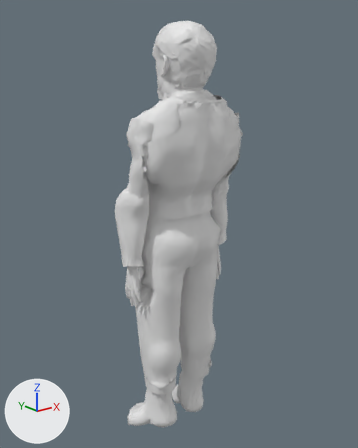
The glTF model assets/people/lean_made.glb as it was, and as the next commit left it.
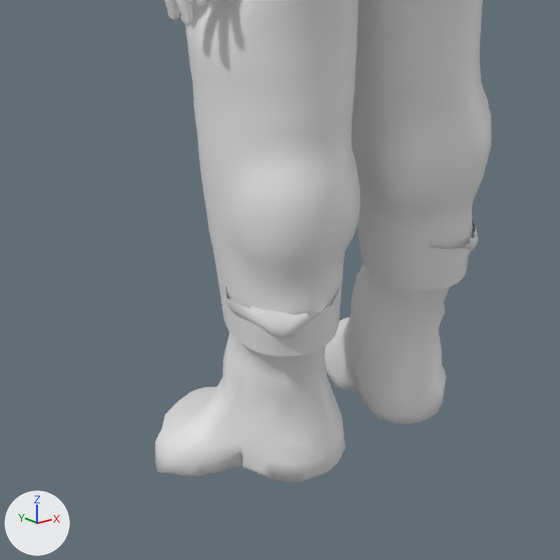
The first picture shows the older version from a 50 mm camera at (-1.294, -1.628, 1.648) aimed at (0.021, 0.016, 0.99). The close-ups show the older and then the newer version on the part from 24% to 65% of the width and 67% to 100% of the height of that picture. Only the edits that show in the close-ups are written down. The axes (+X, +Y, +Z) are drawn at lower left. The lights are the same throughout. Vertices at exactly the same position are counted once.

Names of what the first close-up shows: 'body_boots', 'body_trousers' and 1 more.
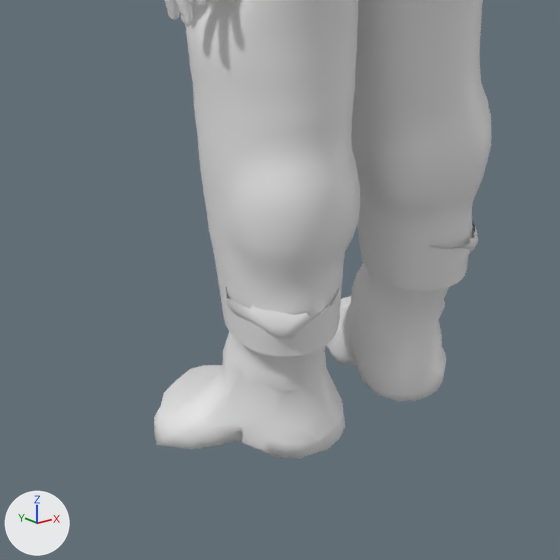
Pixel boxes (x1, y1, x2, y2) of what changed, in the close-ups (560 x 560 px; the box of a moved part takes in the faces that stretch with it):
'body_boots', reshaped (9% shorter): before (155, 220, 478, 482); after (154, 220, 478, 458)
part 1 of me_body_boots, moved or reshaped: before (155, 264, 446, 482); after (154, 263, 446, 458)

The change, as a diff of the scene's bpy script:
```diff
--- a/assets/people/lean_made.glb.py
+++ b/assets/people/lean_made.glb.py
@@ me_body_boots @@
 # used by ob_body_boots; location = (0.0, 0.0, 0.0)
-me_body_boots.from_pydata(...)  # 795 vertices, 1500 faces; spans x -0.224..0.223, y -0.098..0.189, z -0.037..0.309
+me_body_boots.from_pydata(...)  # 795 vertices, 1500 faces; spans x -0.224..0.223, y -0.098..0.189, z 0.01..0.309
+# me_body_boots part 1: all 509 vertices in x -0.224..0.223, y -0.07..0.189, z -0.037..0.196 are scaled about their middle by (1, 1, 0.802), then moved by (0.0, 0.0, 0.024)
```
